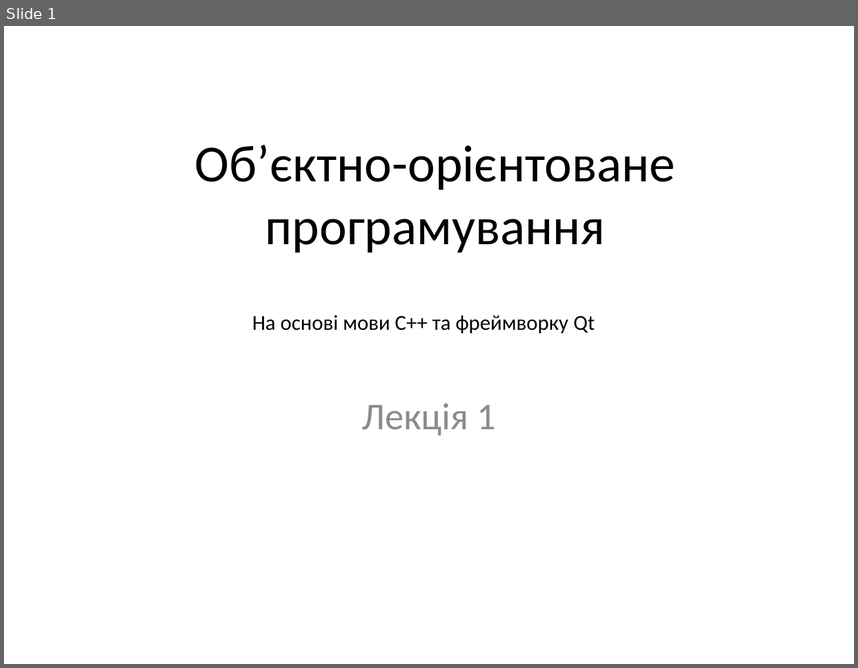
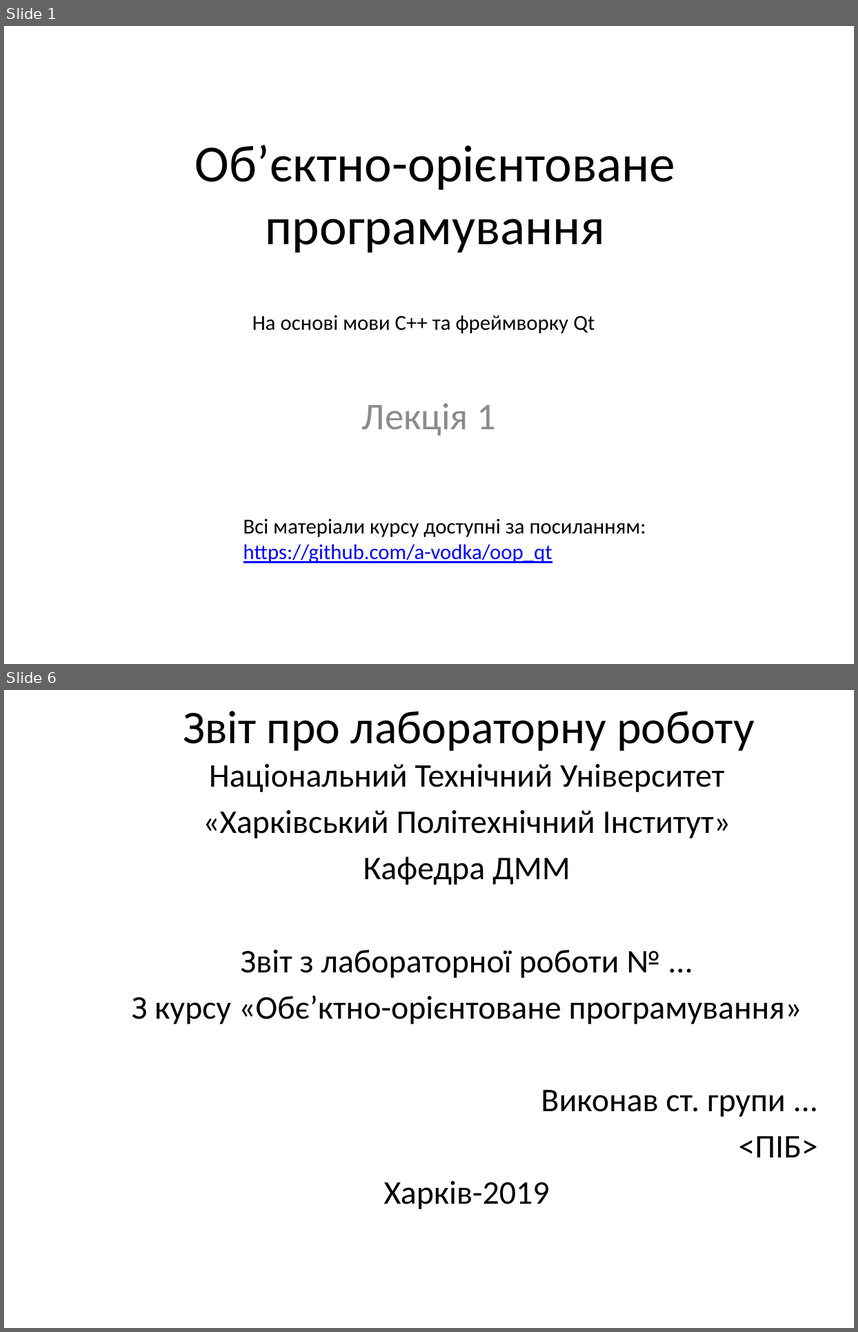
Before and after one commit to a-vodka/oop_qt, a slide deck: lecture-01.pptx. Shown one above the other, each under a label of ours: slide 1 before the commit, slides 1 and 6 after it; the slides between them are not shown. The pictures are 858x668 and 858x1332 pixels, drawn with LibreOffice and Linux fonts; fonts in the diff are those of the drawing; background and template pictures are left out. Boxes give left, top, right and bottom in pixels: in the first picture for what was removed or moved away, otherwise in the second. Text is boxed around its words. In the diff, an @@ line names an element or a change of style, - is before the commit and + after.

```diff
--- a/lecture-01.pptx
+++ b/lecture-01.pptx
@@ slide 6 added at [4,690,854,1328], background picture (left out) @@
@@ title added at [183,711,754,751], 39.6 pt, text #000000 @@
+Звіт про лабораторну роботу
@@ text added at [132,764,818,1209], 28 pt, text #000000 @@
+Національний Технічний Університет
+«Харківський Політехнічний Інститут»
+Кафедра ДММ
+Звіт з лабораторної роботи № ...
+З курсу «Обє’ктно-орієнтоване програмування»
+Виконав ст. групи ...
+<ПІБ>
+Харків-2019
@@ slide 1 changed as well @@
@@ text added at [243,519,646,563], 18 pt, text #000000 @@
+Всі матеріали курсу доступні за посиланням:
+https://github.com/a-vodka/oop_qt
```
Also in this commit, not shown: 37 other slides added, 3 other files.
